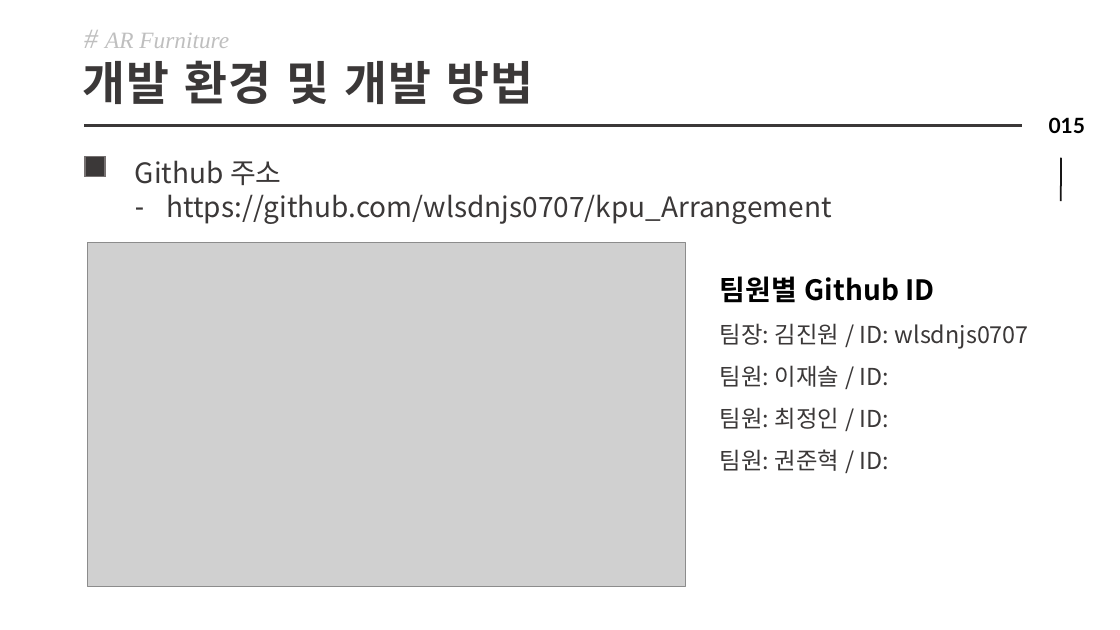
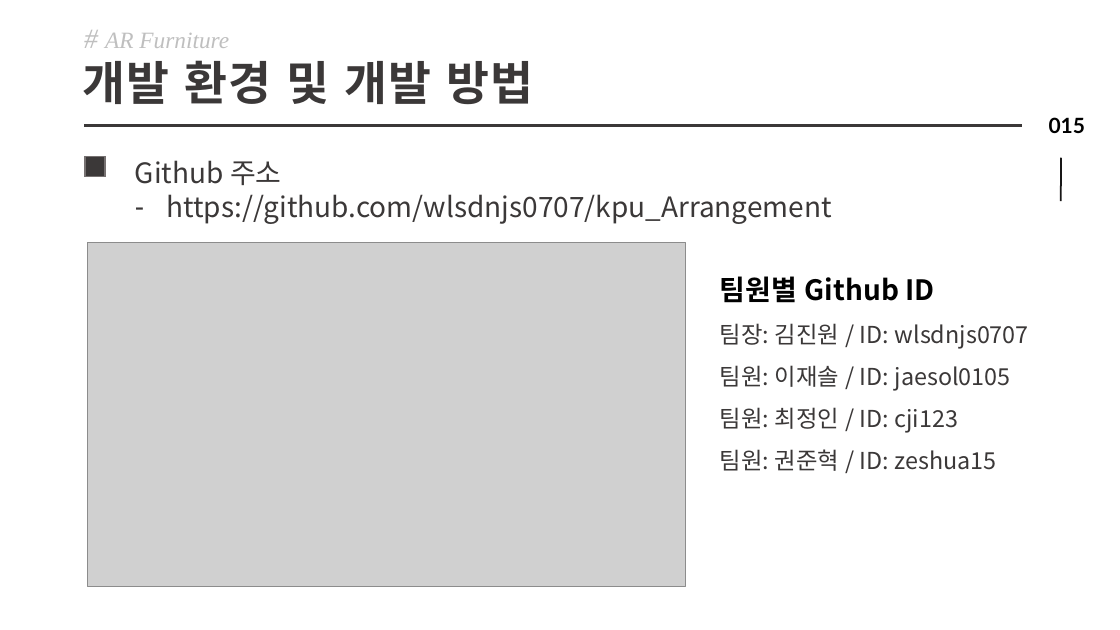
Before and after one commit to wlsdnjs0707/KPU_FurnitureArrangement, a slide deck: slide 15 of 제안서,계획서/2차/종합설계_2차설계서.pptx. Drawn at 1120x630 pixels with LibreOffice and Linux fonts; fonts in the diff are those of the drawing; grey boxes stand for pictures. Boxes give left, top, right and bottom in pixels: in the first picture for what was removed or moved away, otherwise in the second. Text is boxed around its words. In the diff, an @@ line names an element or a change of style, - is before the commit and + after.

```diff
--- a/제안서,계획서/2차/종합설계_2차설계서.pptx
+++ b/제안서,계획서/2차/종합설계_2차설계서.pptx
@@ text at (720,365,1011,471): text changed @@
-팀원: 이재솔 / ID:
-팀원: 최정인 / ID:
-팀원: 권준혁 / ID:
+팀원: 이재솔 / ID: jaesol0105
+팀원: 최정인 / ID: cji123
+팀원: 권준혁 / ID: zeshua15
```
Also in this commit, not shown: 5 other slides changed, 1 slide added, 1 slide removed, 3 other files.
